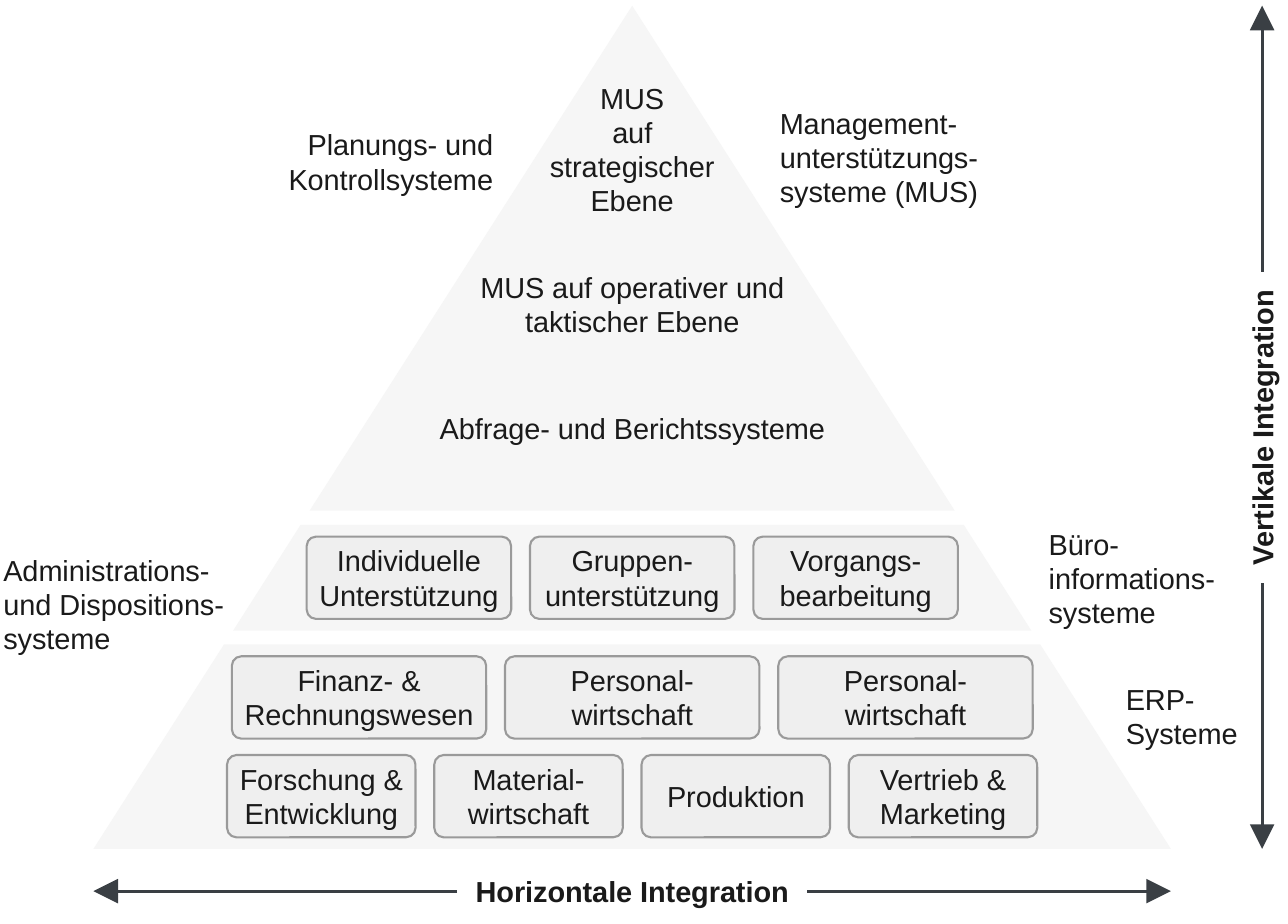
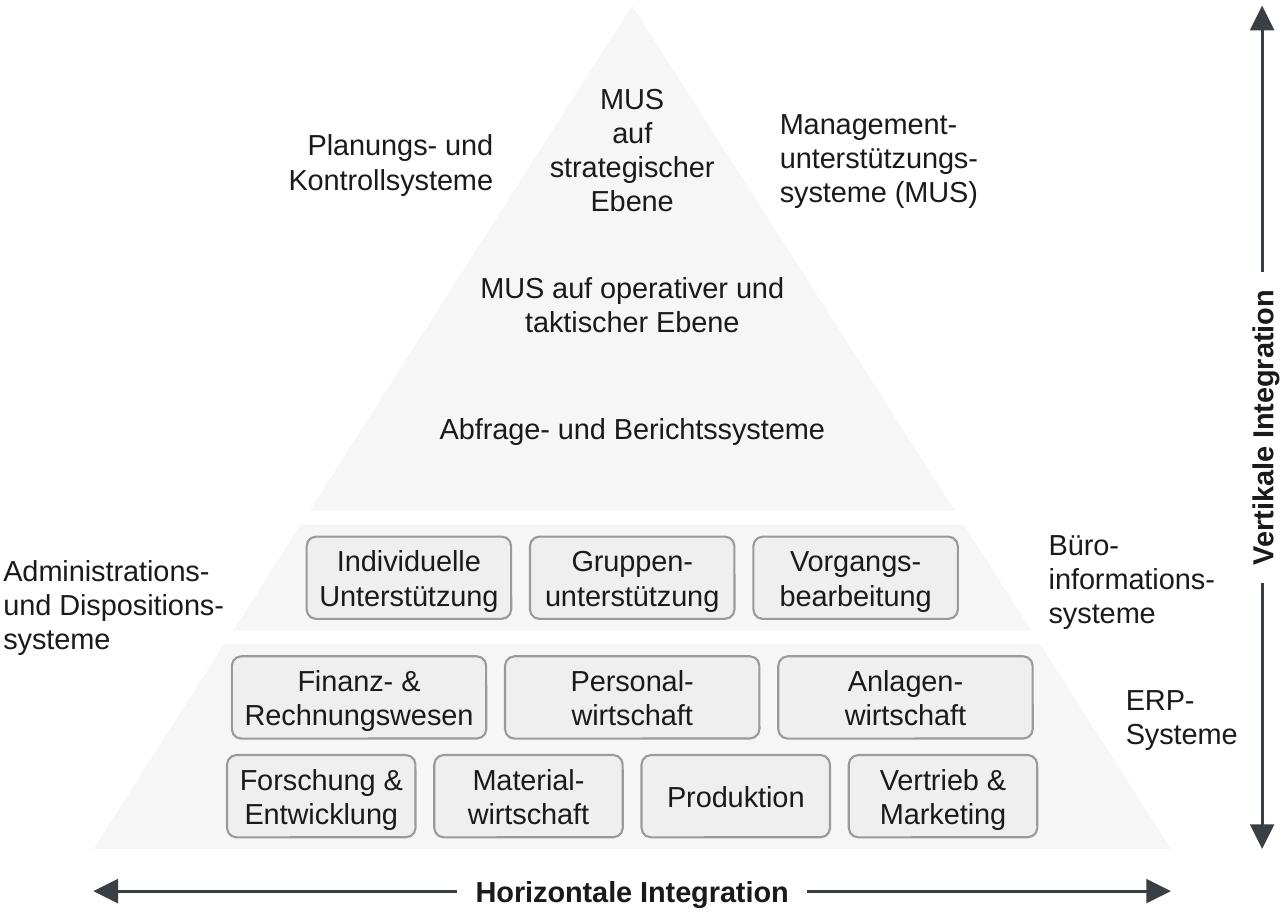
Before and after one commit to scotandmillfield-spec/Planung_Reporting_6, a slide deck: slide 1 of abbildungen/kap5/Horizontale_und_vertikale_Integration_von_Informationssystemen.pptx. Drawn at 1288x924 pixels with LibreOffice and Linux fonts; fonts in the diff are those of the drawing. Boxes give left, top, right and bottom in pixels: in the first picture for what was removed or moved away, otherwise in the second. Text is boxed around its words. In the diff, an @@ line names an element or a change of style, - is before the commit and + after.

```diff
--- a/abbildungen/kap5/Horizontale_und_vertikale_Integration_von_Informationssystemen.pptx
+++ b/abbildungen/kap5/Horizontale_und_vertikale_Integration_von_Informationssystemen.pptx
@@ text in rounded rectangle at (x1=845, y1=670, x2=966, y2=726): text changed @@
-Personal-
-wirtschaft
+Anlagen-
+wirtschaft
```
Also in this commit, not shown: 37 other files.
